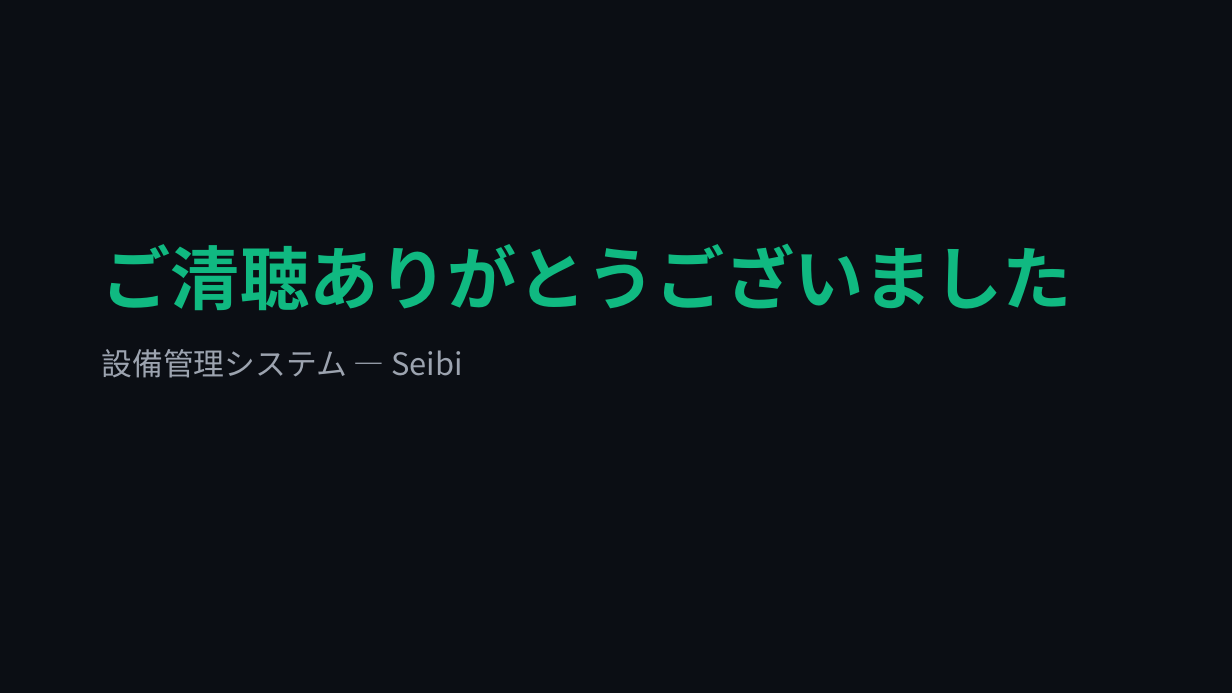
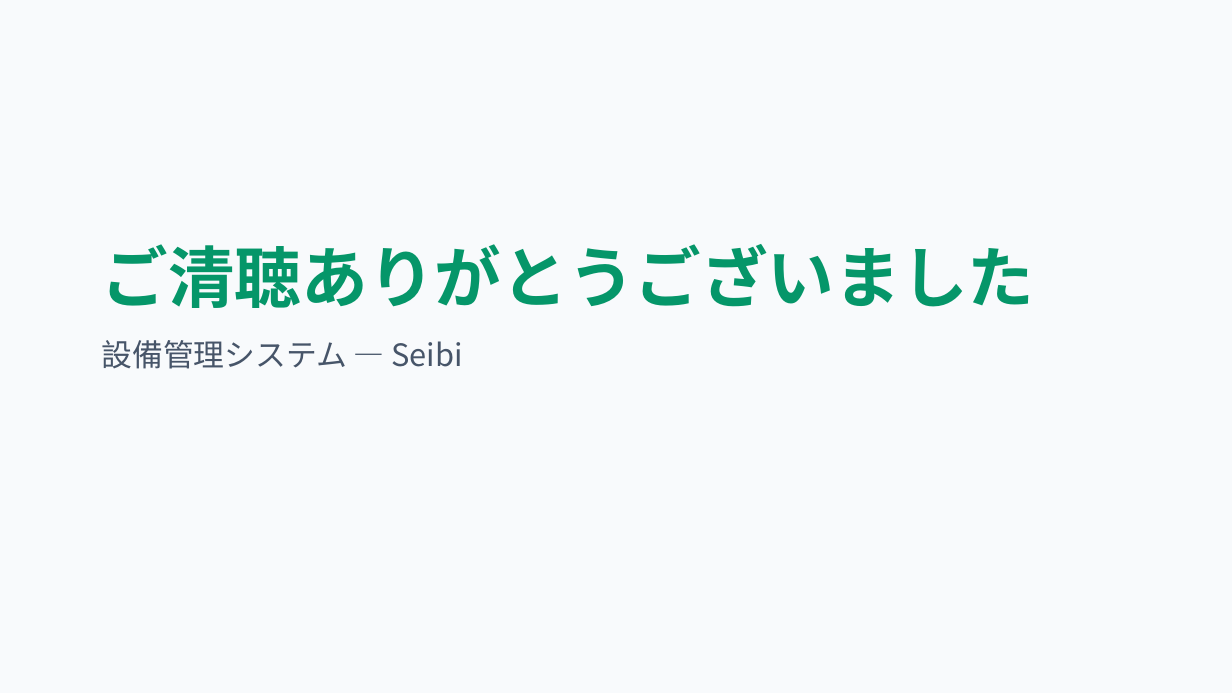
Before and after one commit to markjosephdsgatdula-dotcom/seibi-app-presentation, a slide deck: slide 12 of seibi_presentation.pptx (slide 11 before the commit). Drawn at 1232x693 pixels with LibreOffice and Linux fonts; fonts in the diff are those of the drawing. Boxes give left, top, right and bottom in pixels: in the first picture for what was removed or moved away, otherwise in the second. Text is boxed around its words. In the diff, an @@ line names an element or a change of style, - is before the commit and + after.

Commit message:
Update presentation to 12-slide Light Theme layout: reduced text density, restored Layout Map slide, high contrast for factory projectors

```diff
--- a/seibi_presentation.pptx
+++ b/seibi_presentation.pptx
@@ background #0B0E14 to #F8FAFC @@
@@ text "ご清聴ありがとうございました" at box(101, 244, 1034, 369): size 54 to 52 pt, text colour #10B981 to #059669 in "ご清聴ありがとうございました"; text colour #9CA3AF to #475569 in "設備管理システム — Seibi"; less space between paragraphs @@
```
Also in this commit, not shown: 6 other slides changed, 5 slides added, 4 slides removed, 20 other files.
